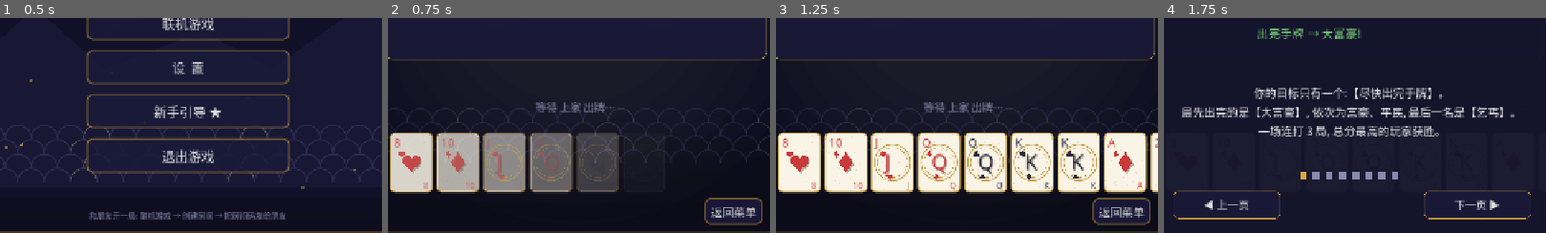
Above: before the commit, frames 1-4 (left to right).
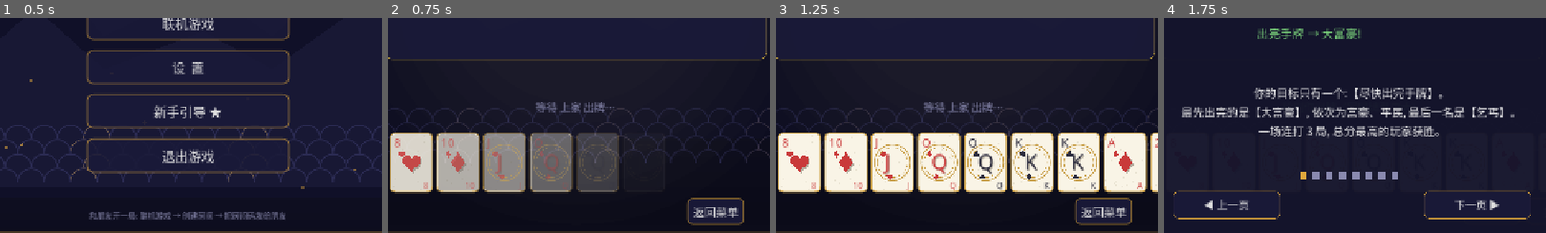
Above: after the commit, the same moments.

Repository: under328/tycoon
Game: Godot game, scene res://src/client/main.tscn
Same seed, same stepped clock (60 frames per second), same inputs: the game is played once before the commit and once after it.
Inputs:
- Up to frame 1 (0.5 s): no input
- Up to frame 2 (0.75 s): click "本地游戏" at 0.5 s
- Up to frame 3 (1.25 s): no input
- Up to frame 4 (1.75 s): click "规则" at 1.25 s
The pictures show only the part of the screen within x 25-75%, y 50-100%; the shares and areas given below are measured in that part.

Frame 1 is identical in both runs. In frame 2, 1.7% of the frame differs, in the area x 78-98%, y 83-97%; in frame 3, 1.7%; in frame 4, less than 0.1%.

Commit message:
feat(提示): 对局阶段提示功能——自动选牌/压不过自动不要
- 牌桌行动区新增【提示】按钮(轮到你时可见, 出牌与不要之间)
- 点击后用 AI 策略(与托管同一实现)自动选中一手合理牌型并金框高亮,
  玩家确认后点【出牌】打出; 若没有能压的组合, 自动替玩家【不要】
- 本地/联机双模式通用(联机从私发 view 计算, 不泄露信息)
- 新手引导第 8 页文案补充提示用法
- 单测 107,996 全绿; 实机验证: 提示自动选中含 ♦3 的对 3 并成功打出

Diff:
--- a/src/client/scenes/table.gd
+++ b/src/client/scenes/table.gd
@@ -57,6 +57,7 @@
 var field_hint: Label
 var fx_layer: Control
 var btn_play: Button
+var btn_hint: Button
 var btn_pass: Button
 var btn_next: Button
 var btn_rematch: Button
@@ -174,6 +175,24 @@
 	_human_apply({"t": "play", "seat": 0, "cards": selected.duplicate()})
 
 
+## 提示: 用 AI 策略自动选中一手合理牌型, 玩家确认后打出; 压不过则自动不要。
+func _on_hint_pressed() -> void:
+	Audio.play("click")
+	var view: Dictionary
+	if mode == "online" and net != null:
+		view = net.latest_view
+	elif not state.is_empty():
+		view = ViewGd.build(state, 0)
+	if view.is_empty() or str(view["phase"]) != "play" 			or int(view["turn"]) != int(view["my_seat"]):
+		return
+	var action := BotPlayerGd.decide_from_view(view)
+	if str(action.get("t")) == "play":
+		selected = (action.get("cards", []) as Array).duplicate()
+		_refresh()
+	else:
+		_on_pass_pressed()
+
+
 func _on_pass_pressed() -> void:
 	Audio.play("click")
 	if mode == "online":
@@ -348,13 +367,15 @@
 	add_child(hand_box)
 
 	var row := HBoxContainer.new()
-	row.position = Vector2(856, 662)
+	row.position = Vector2(826, 662)
 	row.custom_minimum_size = Vector2(408, 44)
 	row.add_theme_constant_override("separation", 10)
 	add_child(row)
 
 	btn_play = _button("出牌")
 	btn_play.pressed.connect(_on_play_pressed)
+	btn_hint = _button("提示")
+	btn_hint.pressed.connect(_on_hint_pressed)
 	btn_pass = _button("不要")
 	btn_pass.pressed.connect(_on_pass_pressed)
 	btn_next = _button("下一局")
@@ -363,7 +384,7 @@
 	btn_rematch.pressed.connect(_on_rematch_pressed)
 	btn_leave = _button("返回大厅")
 	btn_leave.pressed.connect(_on_leave_pressed)
-	for b: Button in [btn_play, btn_pass, btn_next, btn_rematch, btn_leave]:
+	for b: Button in [btn_play, btn_hint, btn_pass, btn_next, btn_rematch, btn_leave]:
 		row.add_child(b)
 
 	# 快捷表情（仅联机模式）
@@ -563,6 +584,7 @@
 		status_label.add_theme_color_override("font_color", AppTheme.GOLD)
 
 	btn_play.visible = my_turn
+	btn_hint.visible = my_turn
 	btn_pass.visible = my_turn and not lead.is_empty()
 	btn_next.visible = mode == "local" and phase == "round_end"
 	btn_rematch.visible = mode == "local" and phase == "game_end"
